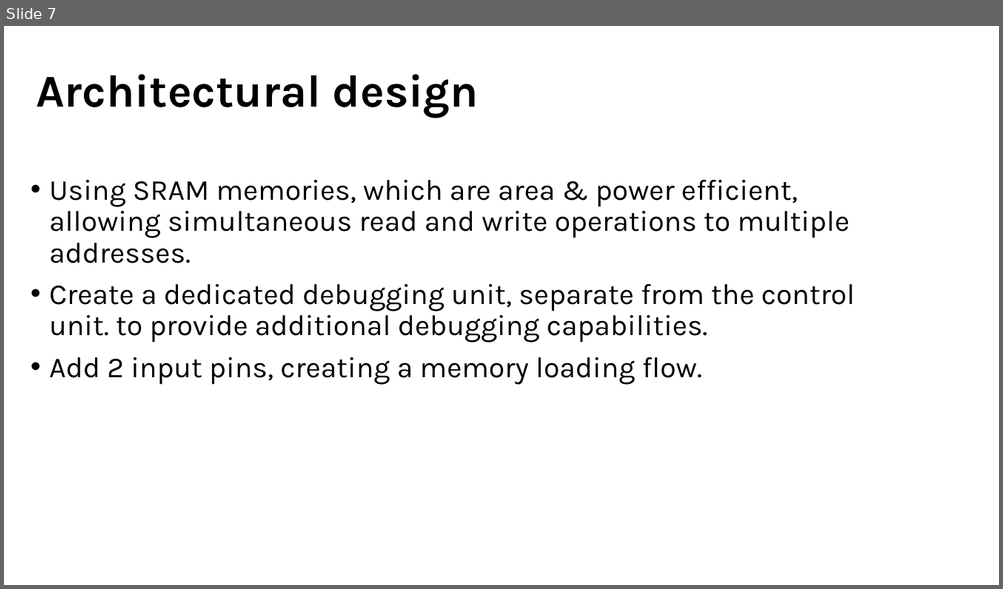
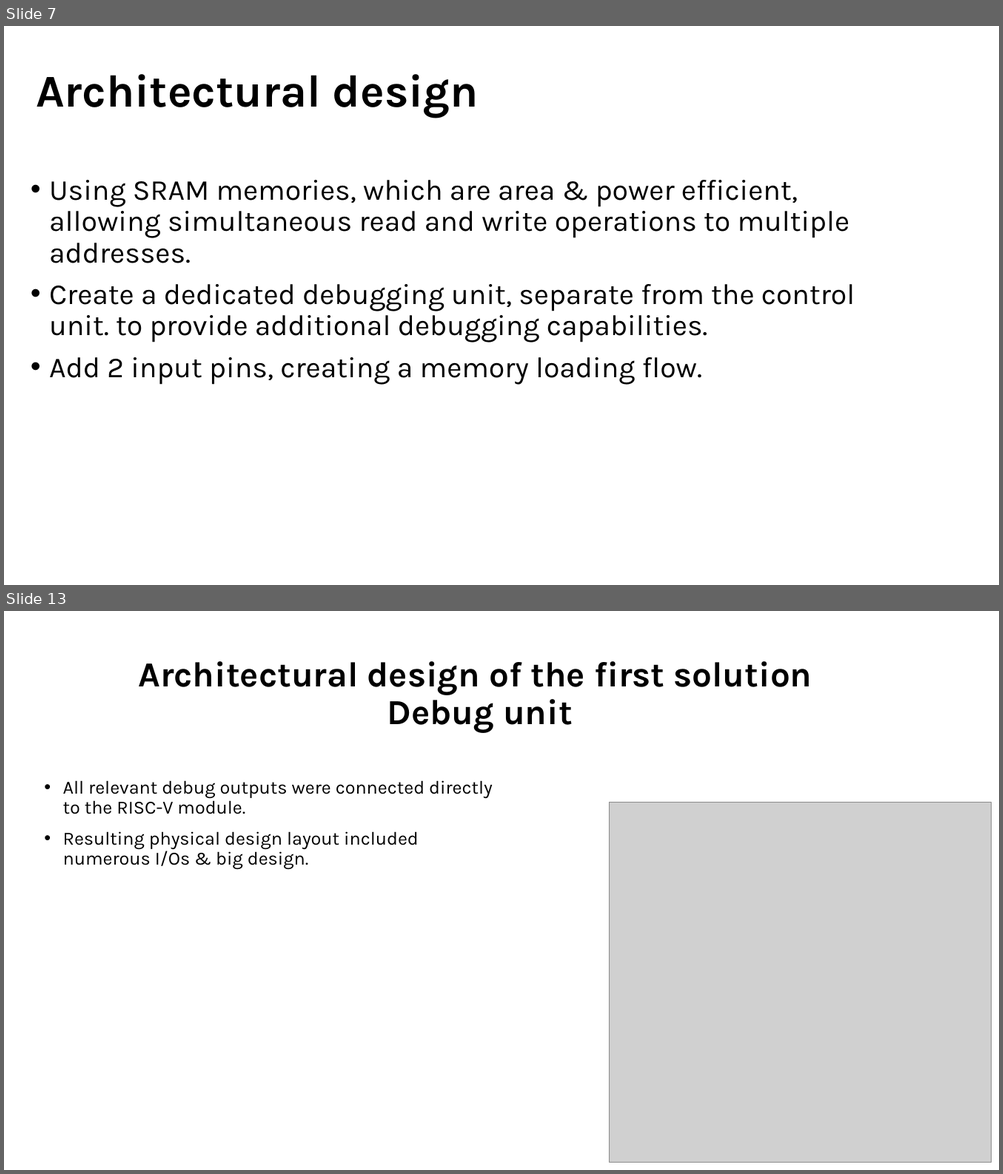
Before and after one commit to muhammad0bi/044169_project_B, a slide deck: Presintaions and Reports/Final presntaion VLSI.pptx. Shown one above the other, each under a label of ours: slide 7 before the commit, slides 7 and 13 after it; the slides between them are not shown. The pictures are 1003x589 and 1003x1174 pixels, drawn with LibreOffice and Linux fonts; fonts in the diff are those of the drawing; grey boxes stand for pictures. Boxes give left, top, right and bottom in pixels: in the first picture for what was removed or moved away, otherwise in the second. Text is boxed around its words. In the diff, an @@ line names an element or a change of style, - is before the commit and + after.

Commit message:
report data memory diagram image updated, final presentation updated

```diff
--- a/Presintaions and Reports/Final presntaion VLSI.pptx
+++ b/Presintaions and Reports/Final presntaion VLSI.pptx
@@ slide 13 added at bbox=[4, 611, 999, 1170], background #FFFFFF @@
@@ title added at bbox=[138, 661, 812, 733], 34 pt, text #000000, bold @@
+Architectural design of the first solution
+Debug unit
@@ text added at bbox=[63, 780, 492, 869], 18 pt, text #000000 @@
+• All relevant debug outputs were connected directly to the RISC-V module.
+• Resulting physical design layout included numerous I/Os & big design.
@@ picture added at bbox=[609, 803, 991, 1163] @@
```
Also in this commit, not shown: 5 slides changed, 4 other slides added, 1 other file.
